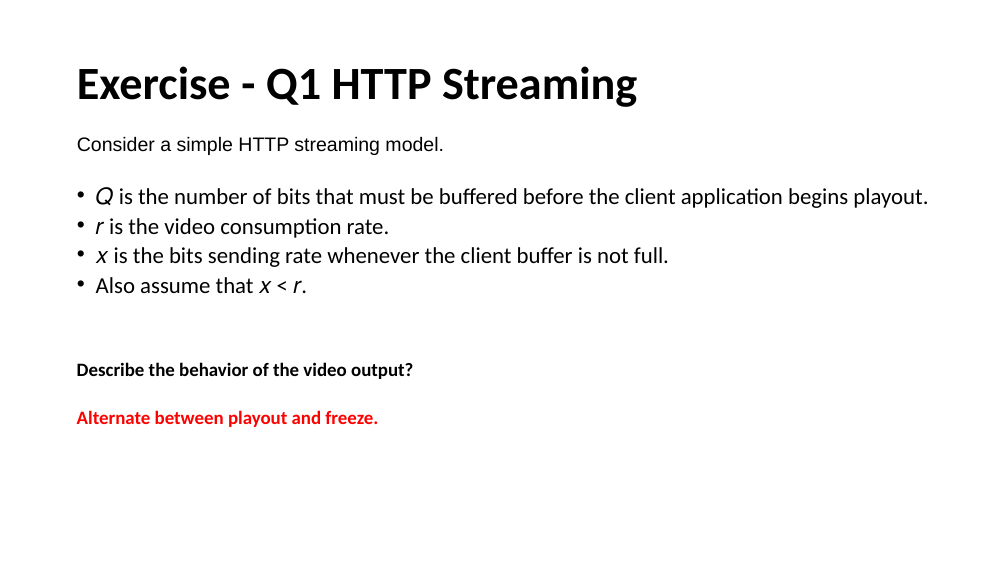
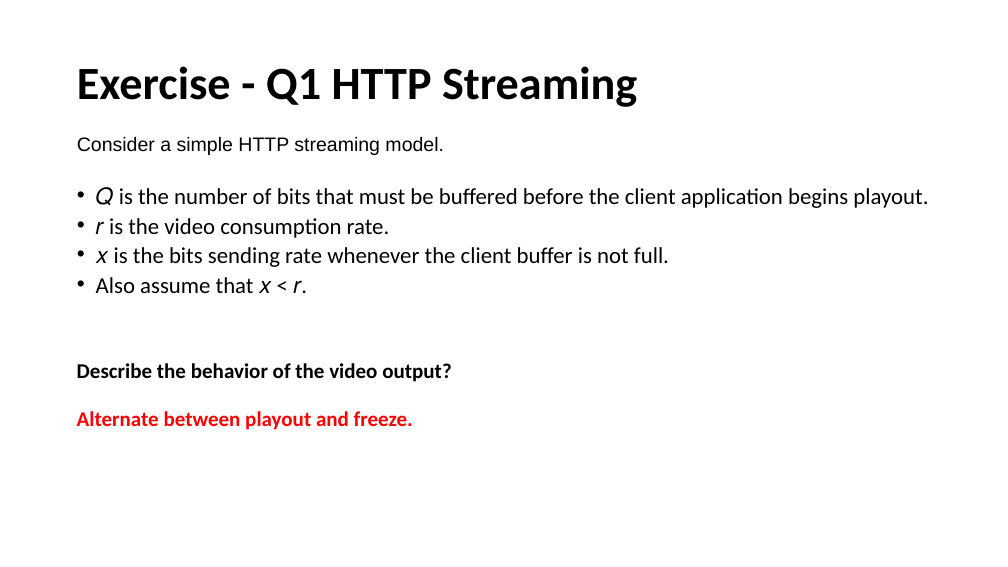
Before and after one commit to henryhxu/CSCI4430-ESTR4120, a slide deck: slide 5 of tutorial/T05/tut05.pptx. Drawn at 1008x567 pixels with LibreOffice and Linux fonts; fonts in the diff are those of the drawing. Boxes give left, top, right and bottom in pixels: in the first picture for what was removed or moved away, otherwise in the second. Text is boxed around its words. In the diff, an @@ line names an element or a change of style, - is before the commit and + after.

```diff
--- a/tutorial/T05/tut05.pptx
+++ b/tutorial/T05/tut05.pptx
@@ text "Describe the behavior of the ..." at [77,363,451,382]: size 18 to 20 pt @@
@@ text "Alternate between playout and freeze." at [77,411,413,430]: size 18 to 20 pt @@
```
Also in this commit, not shown: 7 other slides changed, 3 other files.
